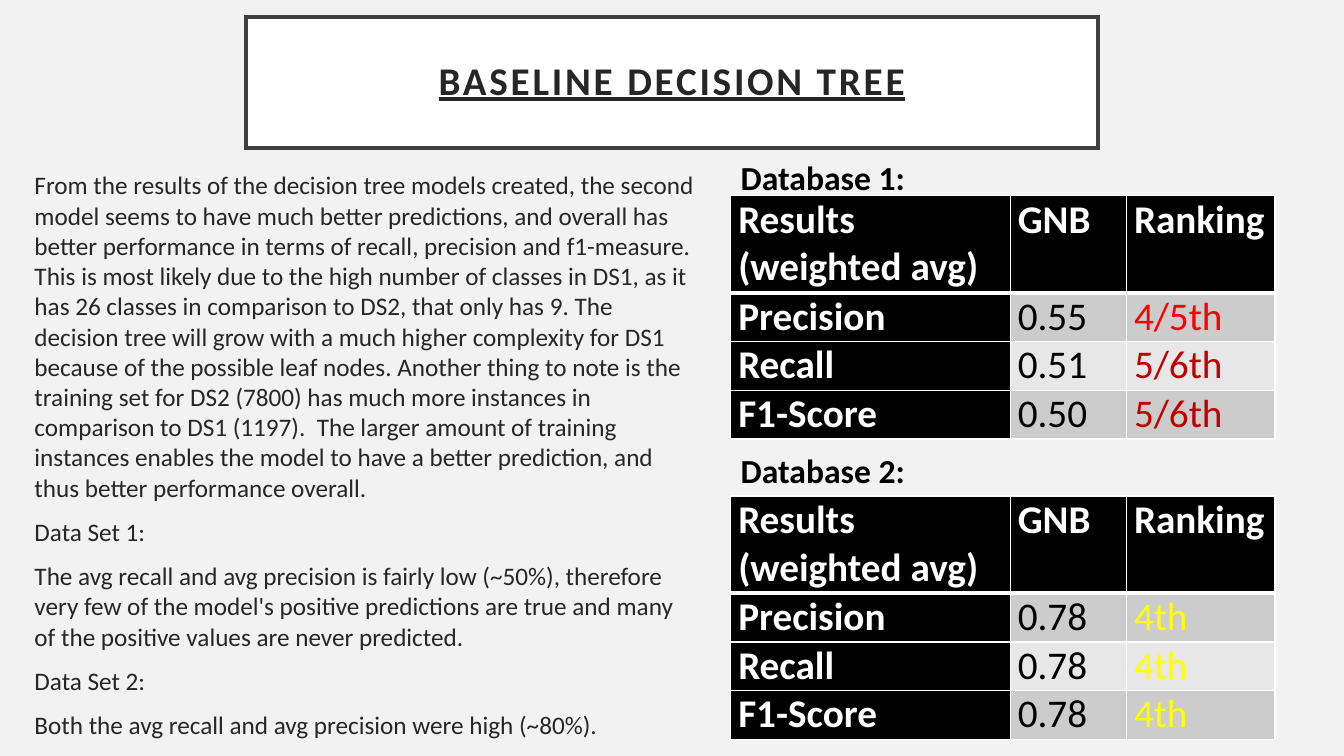
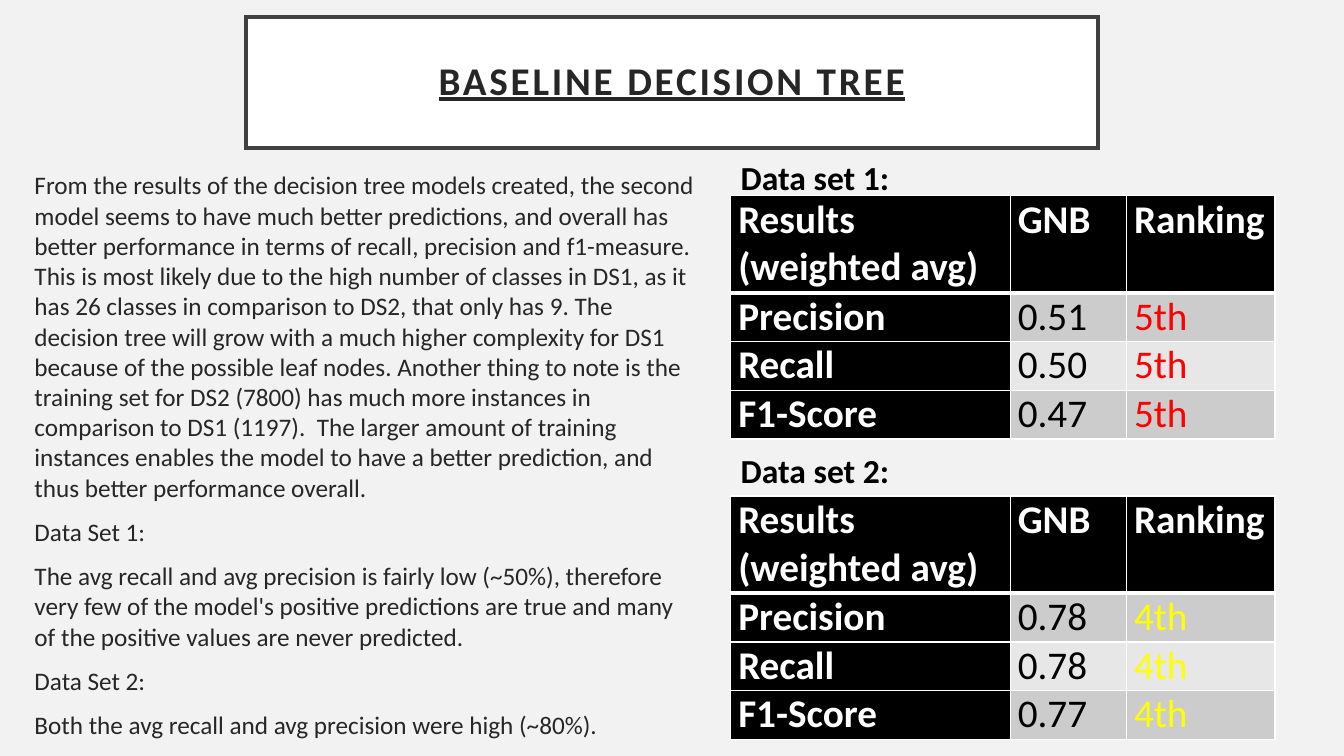
Before and after one commit to patnunes/COMP472, a slide deck: slide 7 of Result_Analysis.pptx. Drawn at 1344x756 pixels with LibreOffice and Linux fonts; fonts in the diff are those of the drawing. Boxes give left, top, right and bottom in pixels: in the first picture for what was removed or moved away, otherwise in the second. Text is boxed around its words. In the diff, an @@ line names an element or a change of style, - is before the commit and + after.

```diff
--- a/Result_Analysis.pptx
+++ b/Result_Analysis.pptx
@@ text at [741, 168, 889, 198]: text changed @@
-Database 1:
+Data set 1:
@@ table at [731, 196, 1274, 439] @@
-row 2, column 2: 0.55
+row 2, column 2: 0.51
-row 2, column 3: 4/5th
+row 2, column 3: 5th
-row 3, column 2: 0.51
+row 3, column 2: 0.50
-row 3, column 3: 5/6th
+row 3, column 3: 5th
-row 4, column 2: 0.50
+row 4, column 2: 0.47
-row 4, column 3: 5/6th
+row 4, column 3: 5th
@@ text at [741, 461, 889, 484]: text changed @@
-Database 2:
+Data set 2:
@@ table at [731, 496, 1274, 739] @@
-row 4, column 2: 0.78
+row 4, column 2: 0.77
```
Also in this commit, not shown: 14 other slides changed, 2 other files.
